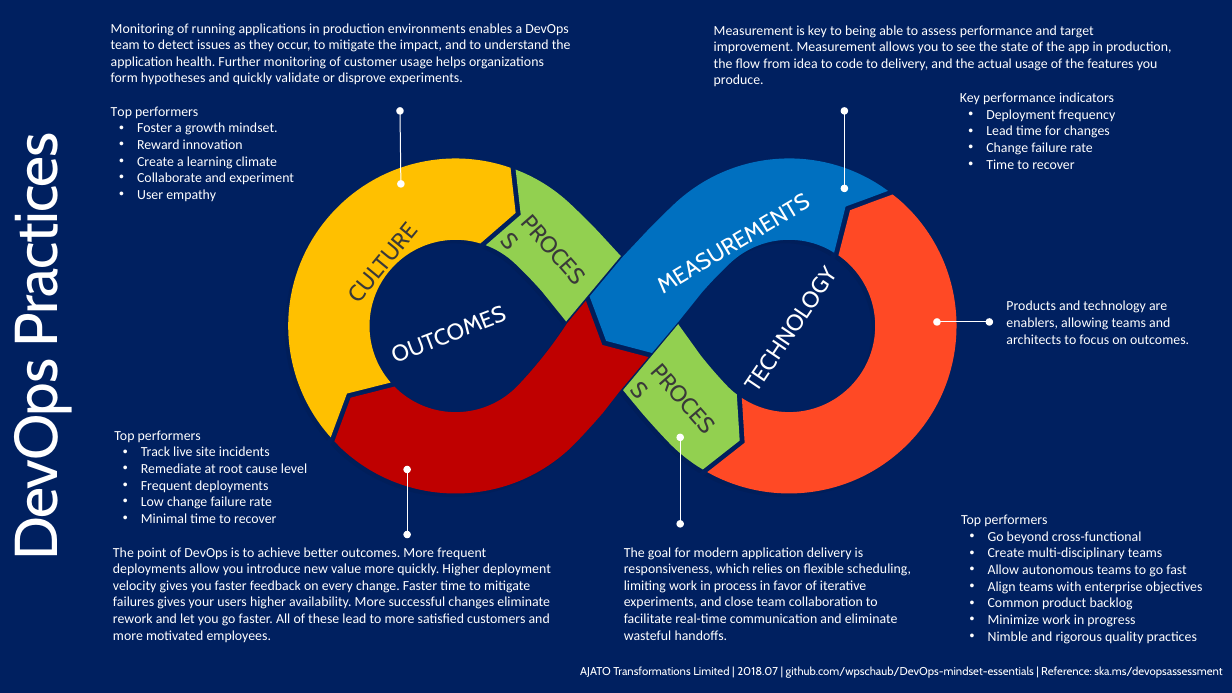
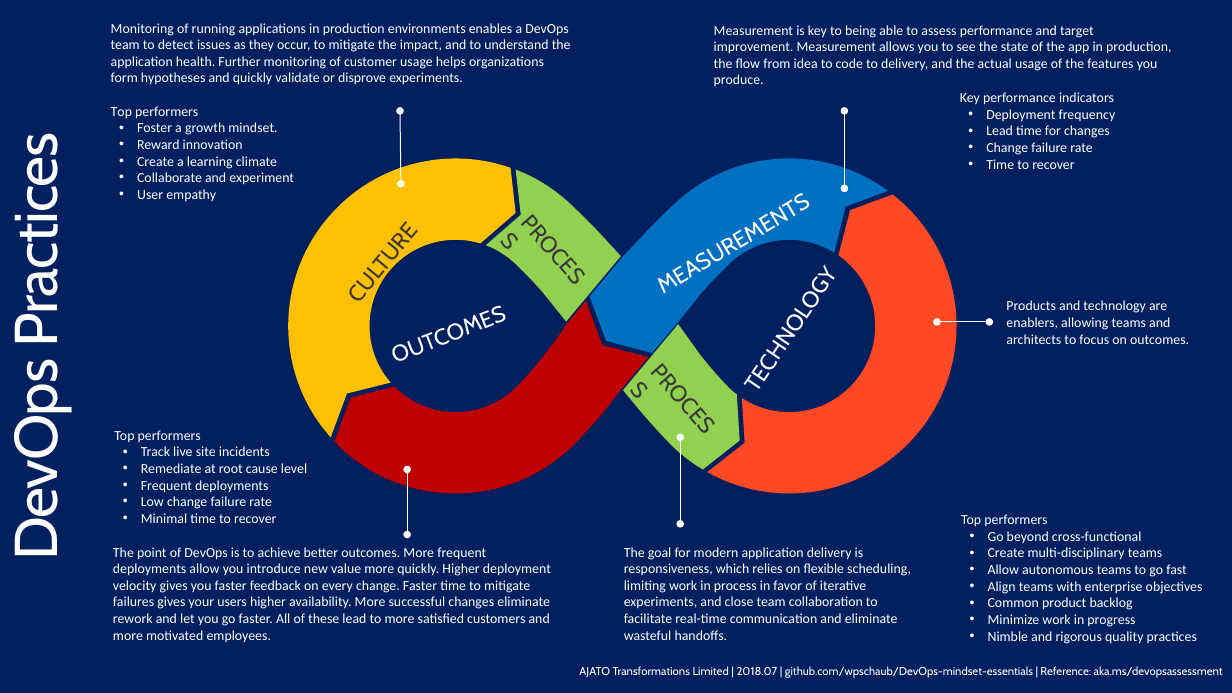
Before and after one commit to wpschaub/quick-reference-posters, a slide deck: slide 2 of src/devops-mindset-essentials/devops-practices.pptx. Drawn at 1232x693 pixels with LibreOffice and Linux fonts; fonts in the diff are those of the drawing; background and template pictures are left out. Boxes give left, top, right and bottom in pixels: in the first picture for what was removed or moved away, otherwise in the second. Text is boxed around its words. In the diff, an @@ line names an element or a change of style, - is before the commit and + after.

```diff
--- a/src/devops-mindset-essentials/devops-practices.pptx
+++ b/src/devops-mindset-essentials/devops-practices.pptx
@@ text at box(579, 666, 1223, 678): text changed @@
-AJATO Transformations Limited | 2018.07 | github.com/wpschaub/DevOps-mindset-essentials | Reference: ska.ms/devopsassessment
+AJATO Transformations Limited | 2018.07 | github.com/wpschaub/DevOps-mindset-essentials | Reference: aka.ms/devopsassessment
```
Also in this commit, not shown: 1 other file.
